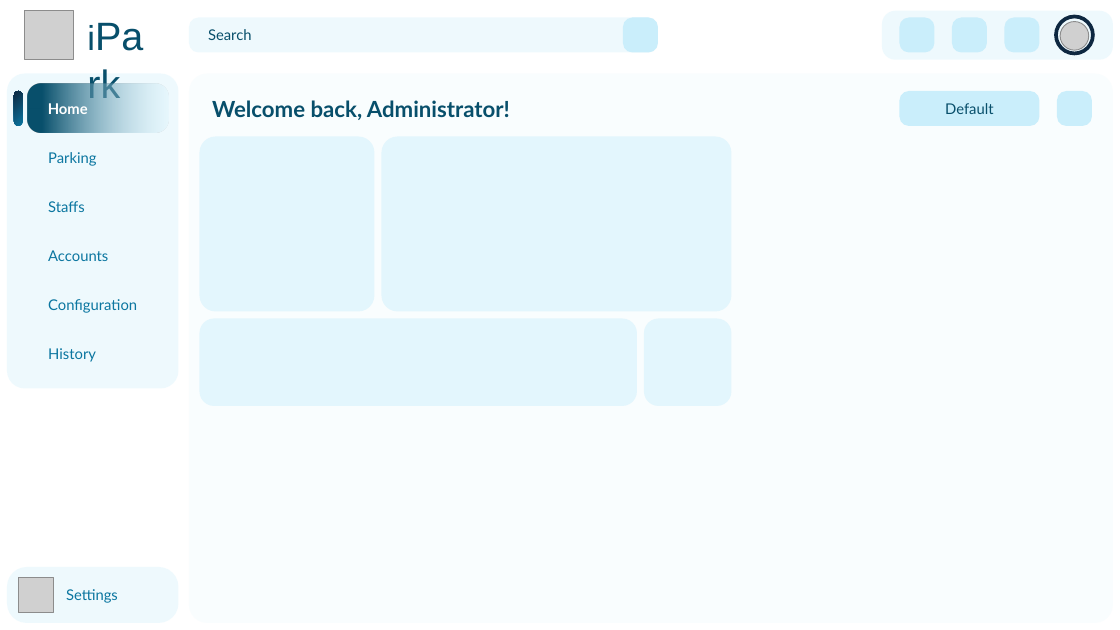
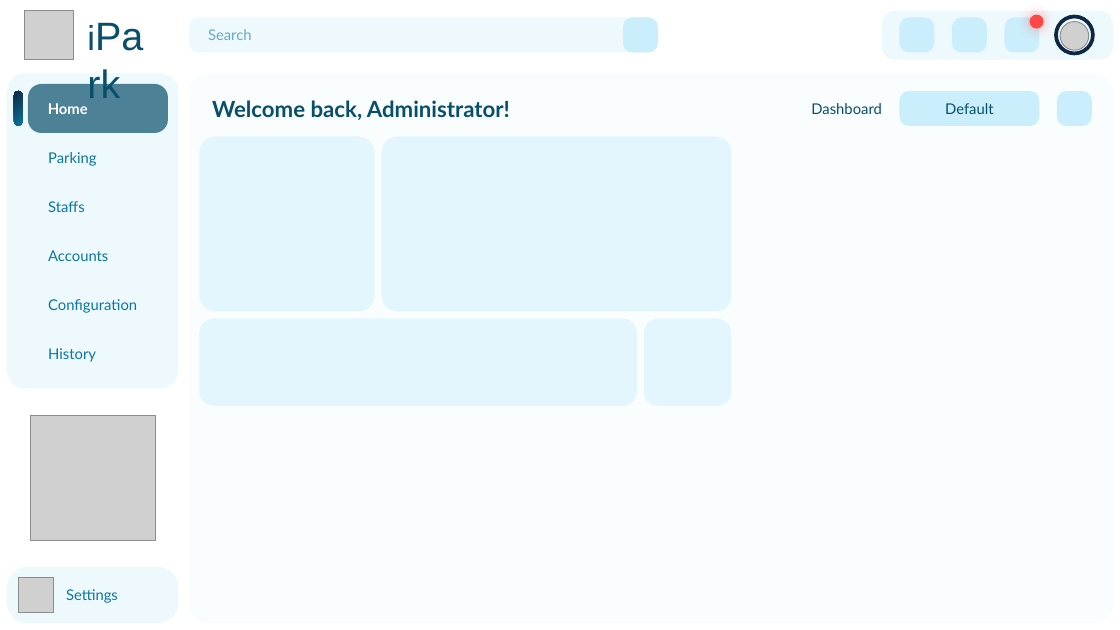
Before and after one commit to 1172005thinh/HCMUT-SmartParking-System, a slide deck: slide 4 of design/UI_UX/ui_concept.pptx. Drawn at 1120x630 pixels with LibreOffice and Linux fonts; fonts in the diff are those of the drawing; grey boxes stand for pictures. Boxes give left, top, right and bottom in pixels: in the first picture for what was removed or moved away, otherwise in the second. Text is boxed around its words. In the diff, an @@ line names an element or a change of style, - is before the commit and + after.

```diff
--- a/design/UI_UX/ui_concept.pptx
+++ b/design/UI_UX/ui_concept.pptx
@@ rounded rectangle "Search" at (189,18,659,52): text colour #084F6A to #0B76A0 at 60% opacity @@
@@ ellipse added at (1029,14,1044,28), fill #FF4747 @@
@@ rounded rectangle "Home" at (28,84,167,132): fill gradient #084F6A to #CAEEFB to #084F6A at 70% opacity @@
@@ text added at (811,103,881,114), 12 pt, text #084F6A @@
+Dashboard
@@ picture added at (30,415,156,540) @@
```
Also in this commit, not shown: 12 other slides changed, 12 slides added, 1 other file.
